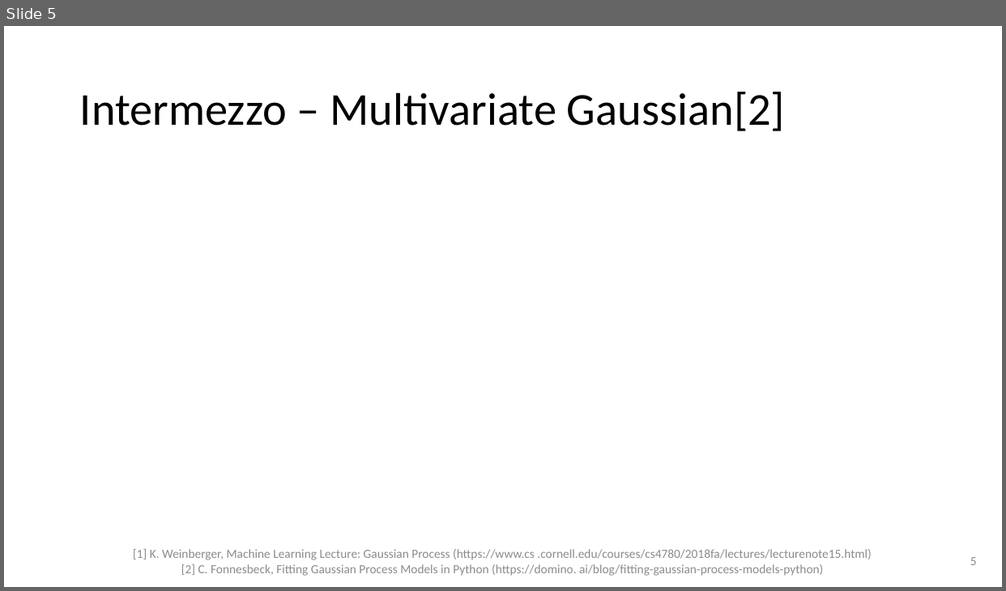
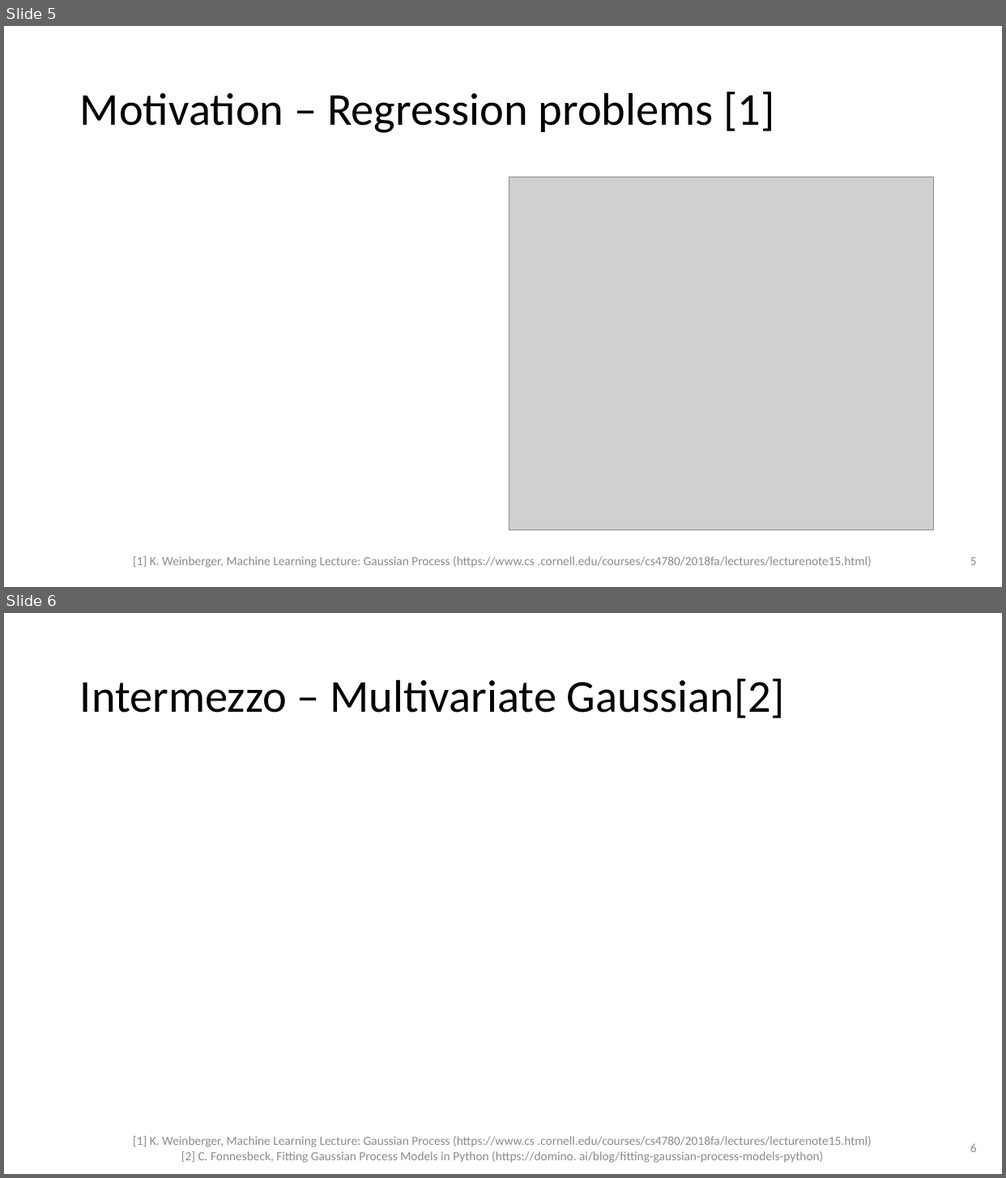
Before and after one commit to sebastian-k-physics/SciML_Gaussian_Processes, a slide deck: Gaussian_Processes_Sebastian_Klein.pptx. Shown one above the other, each under a label of ours: slide 5 before the commit, slides 5 and 6 after it. The pictures are 1006x591 and 1006x1178 pixels, drawn with LibreOffice and Linux fonts; fonts in the diff are those of the drawing; grey boxes stand for pictures. Boxes give left, top, right and bottom in pixels: in the first picture for what was removed or moved away, otherwise in the second. Text is boxed around its words. In the diff, an @@ line names an element or a change of style, - is before the commit and + after.

```diff
--- a/Gaussian_Processes_Sebastian_Klein.pptx
+++ b/Gaussian_Processes_Sebastian_Klein.pptx
@@ slide 5 added at (4,26,1002,587), background #FFFFFF @@
@@ title added at (80,92,774,133), 44 pt, text #000000 @@
+Motivation – Regression problems [1]
@@ picture added at (509,177,934,530) @@
@@ text added at (133,557,871,568), 12 pt, text #8C8C8C @@
+[1] K. Weinberger, Machine Learning Lecture: Gaussian Process (https://www.cs .cornell.edu/courses/cs4780/2018fa/lectures/lecturenote15.html)
@@ page number added at (970,557,977,565), 12 pt, text #8C8C8C @@
+5
@@ what was slide 5 is now slide 6 @@
@@ page number at (970,1144,977,1152): text changed @@
-5
+6
```
Also in this commit, not shown: 1 slide changed, 6 other slides added, 4 other files.
